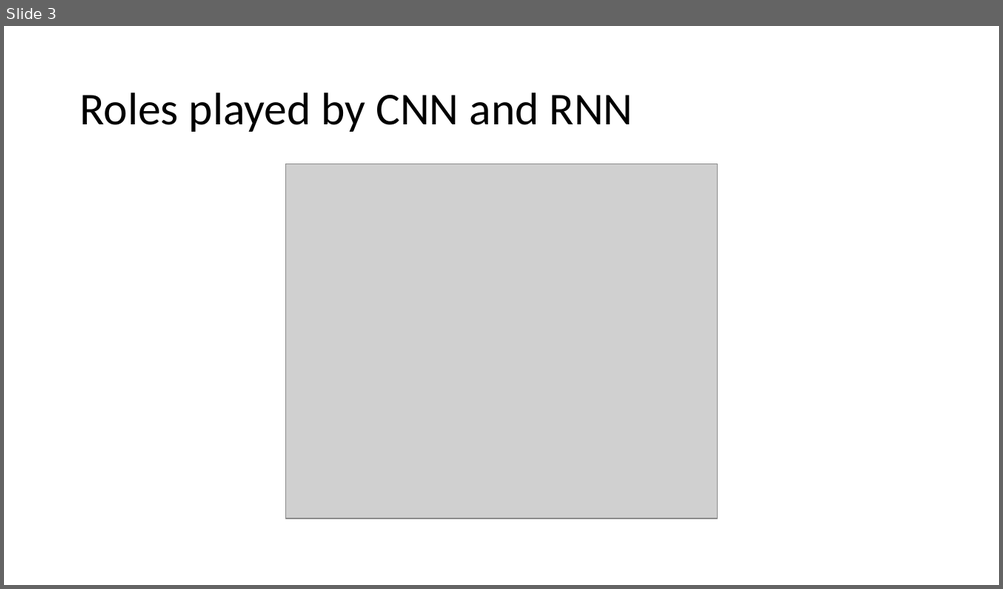
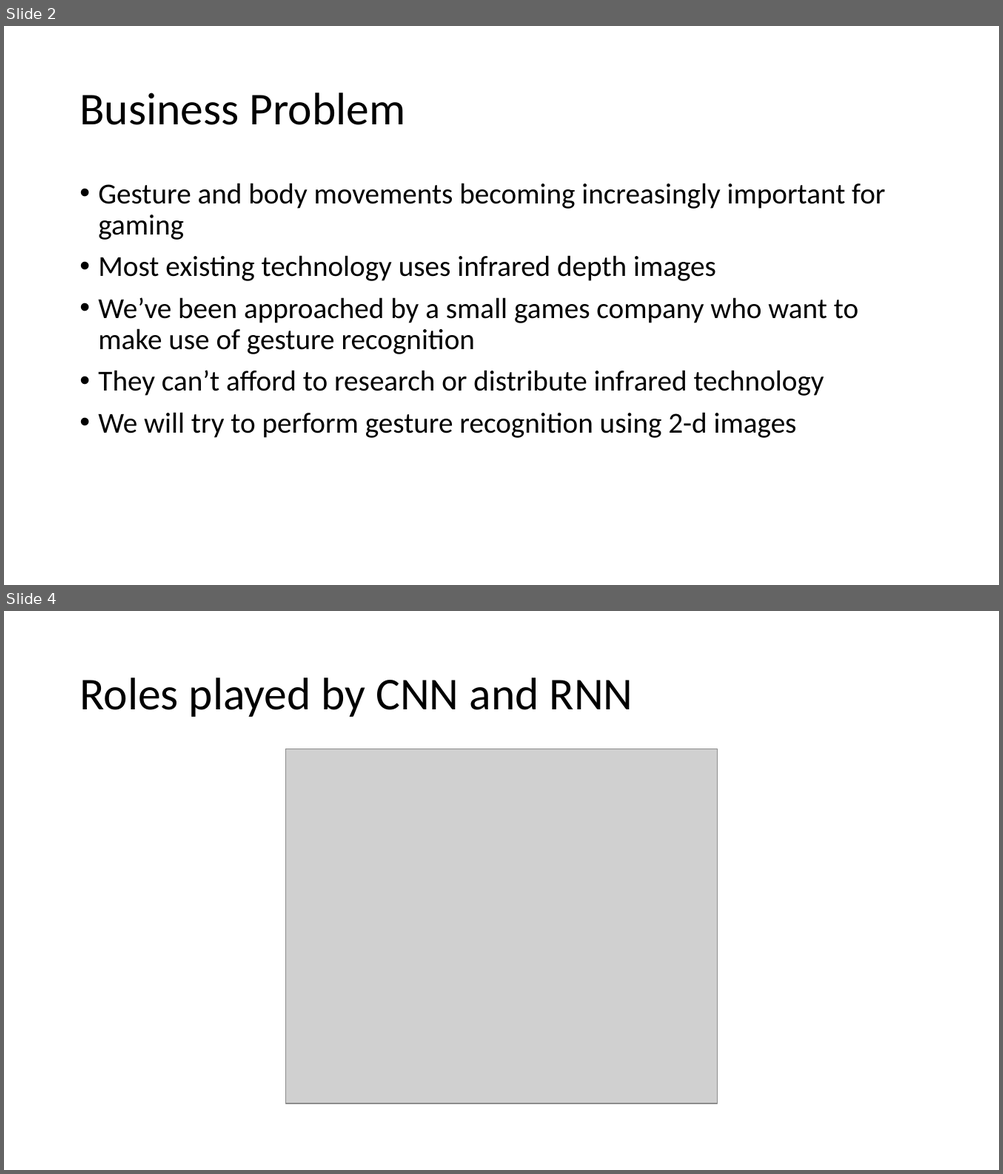
Before and after one commit to Inder95/CeADAR---Gesture-Recognition, a slide deck: CeADAR-Gesture_presentation.ppt. Shown one above the other, each under a label of ours: slide 3 before the commit, slides 2 and 4 after it; the slides between them are not shown. The pictures are 1003x589 and 1003x1174 pixels, drawn with LibreOffice and Linux fonts; fonts in the diff are those of the drawing; grey boxes stand for pictures. Boxes give left, top, right and bottom in pixels: in the first picture for what was removed or moved away, otherwise in the second. Text is boxed around its words. In the diff, an @@ line names an element or a change of style, - is before the commit and + after.

```diff
--- a/CeADAR-Gesture_presentation.ppt
+++ b/CeADAR-Gesture_presentation.ppt
@@ slide 2 added at box(4, 26, 999, 585), background #FFFFFF @@
@@ title added at box(79, 93, 405, 125), 44 pt, text #000000 @@
+Business Problem
@@ text added at box(98, 183, 885, 438), 28 pt, text #000000 @@
+• Gesture and body movements becoming increasingly important for gaming
+• Most existing technology uses infrared depth images
+• We’ve been approached by a small games company who want to make use of gesture recognition
+• They can’t afford to research or distribute infrared technology
+• We will try to perform gesture recognition using 2-d images
@@ what was slide 3 is now slide 4 @@
```
Also in this commit, not shown: 2 slides changed, 1 other slide added, 1 slide removed.
